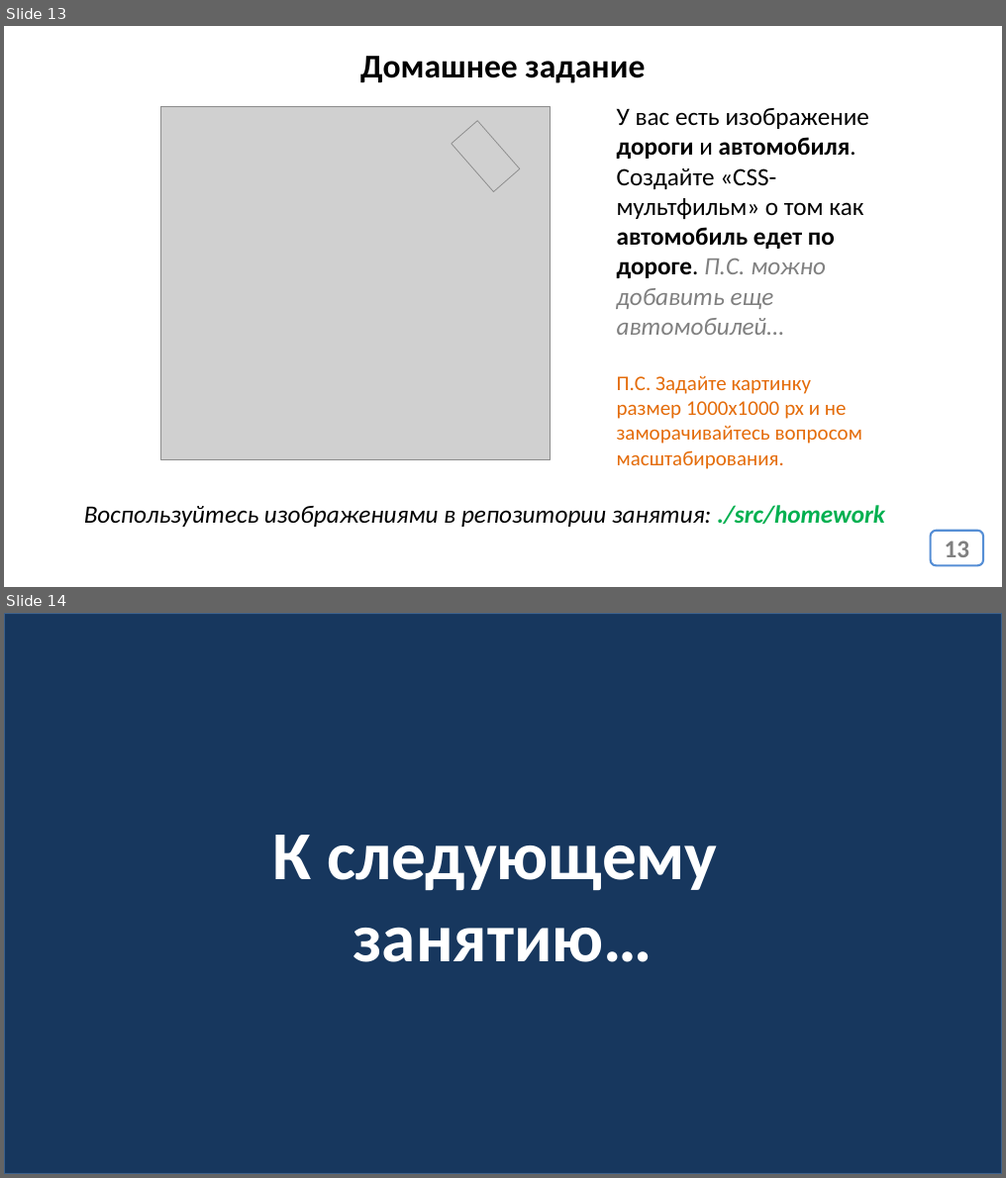
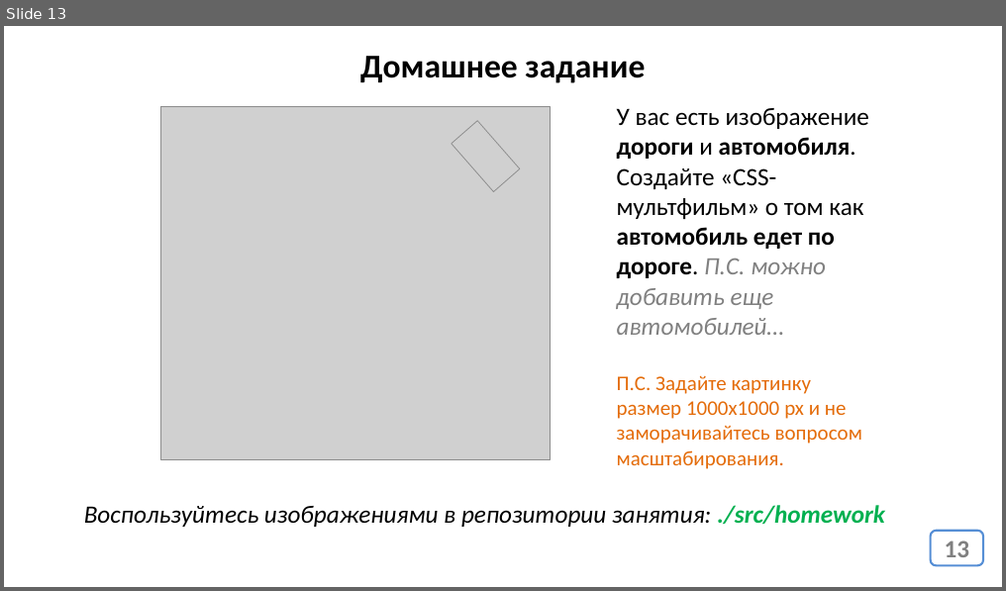
Before and after one commit to web42-ortdnipro/lesson12, a slide deck: lesson12.pptx. Shown one above the other, each under a label of ours: slides 13 and 14 before the commit, slide 13 after it. The pictures are 1006x1178 and 1006x591 pixels, drawn with LibreOffice and Linux fonts; fonts in the diff are those of the drawing; grey boxes stand for pictures. Boxes give left, top, right and bottom in pixels: in the first picture for what was removed or moved away, otherwise in the second. Text is boxed around its words. In the diff, an @@ line names an element or a change of style, - is before the commit and + after.

```diff
--- a/lesson12.pptx
+++ b/lesson12.pptx
@@ slide 14 removed at <box>4,613,1002,1174</box>, background #FFFFFF @@
@@ rectangle removed at <box>4,613,1002,1174</box> @@
-К следующему
-занятию…
```
Also in this commit, not shown: 2 slides added, 1 other slide removed, 1 other file.
